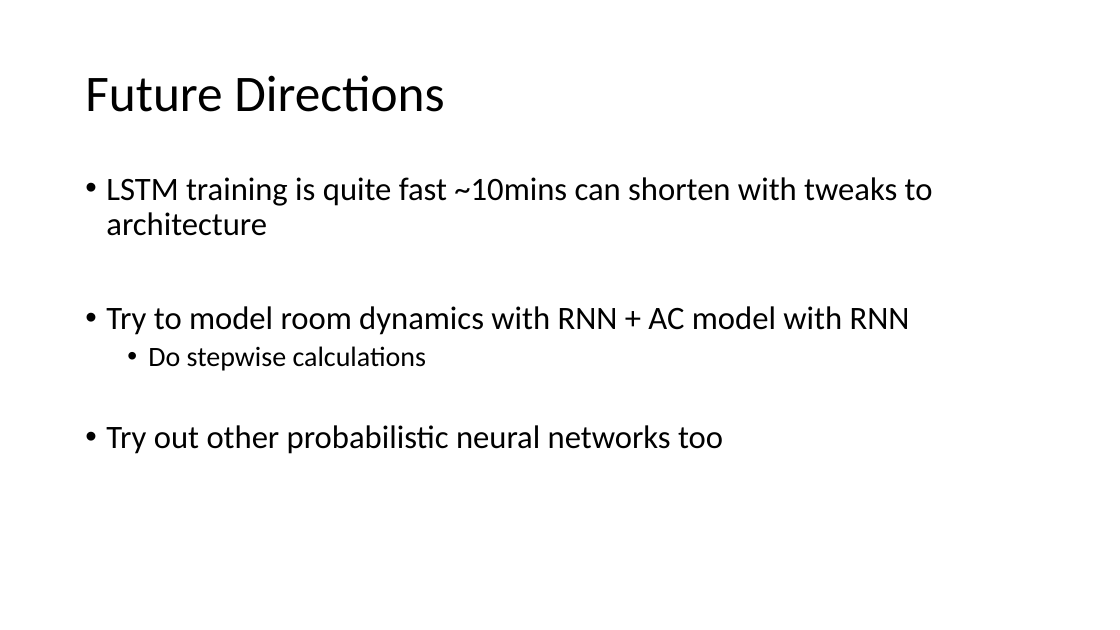
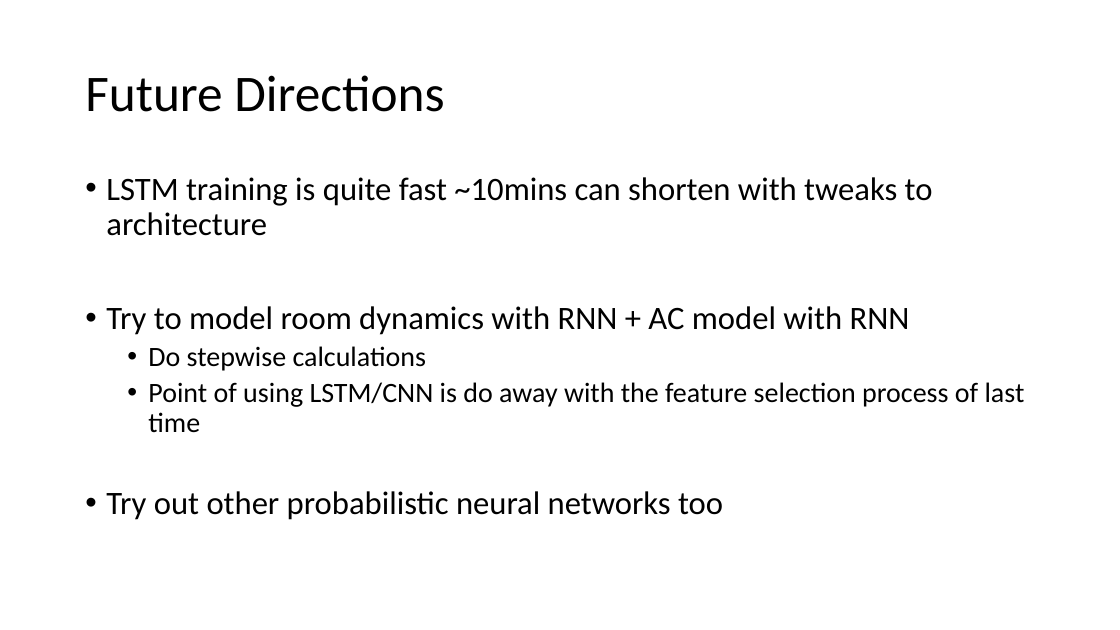
Before and after one commit to dragonheat123/mutli_split, a slide deck: slide 8 of 10 mins Prediction on 2016ACdata using LSTM-RNN.pptx. Drawn at 1120x630 pixels with LibreOffice and Linux fonts; fonts in the diff are those of the drawing. Boxes give left, top, right and bottom in pixels: in the first picture for what was removed or moved away, otherwise in the second. Text is boxed around its words. In the diff, an @@ line names an element or a change of style, - is before the commit and + after.

Commit message:
'ppt'

```diff
--- a/10 mins Prediction on 2016ACdata using LSTM-RNN.pptx
+++ b/10 mins Prediction on 2016ACdata using LSTM-RNN.pptx
@@ text at (x1=148, y1=382, x2=1025, y2=433): paragraph added @@
+  • Point of using LSTM/CNN is do away with the feature selection process of last time
```
